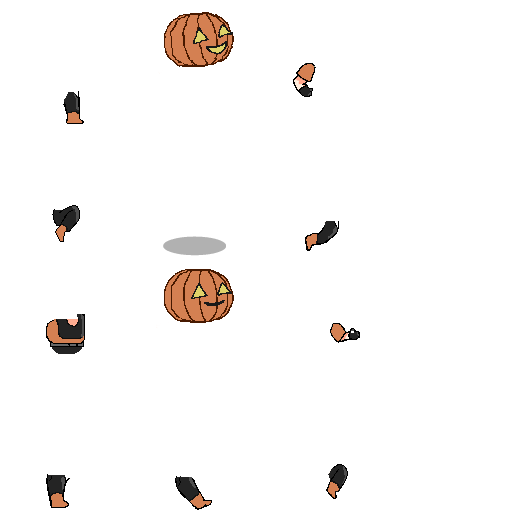
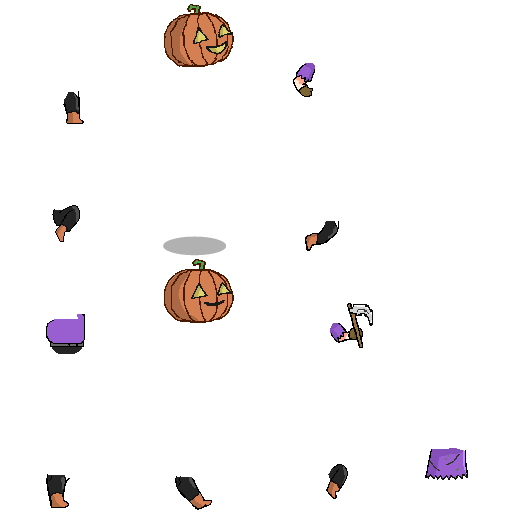
Comparing the layer stacks of the two 512 × 512 images. Changes:
renamed "Layer 1 Copy" to "bottom face", painted on it over (192, 26, 224, 298)
removed layer "Layer 1" over (193, 284, 224, 298)
removed layer "upper head" over (165, 12, 223, 65)
added layer "accesories" above "main body" over (347, 299, 373, 348)
painted on "main body" over (47, 4, 468, 508)
